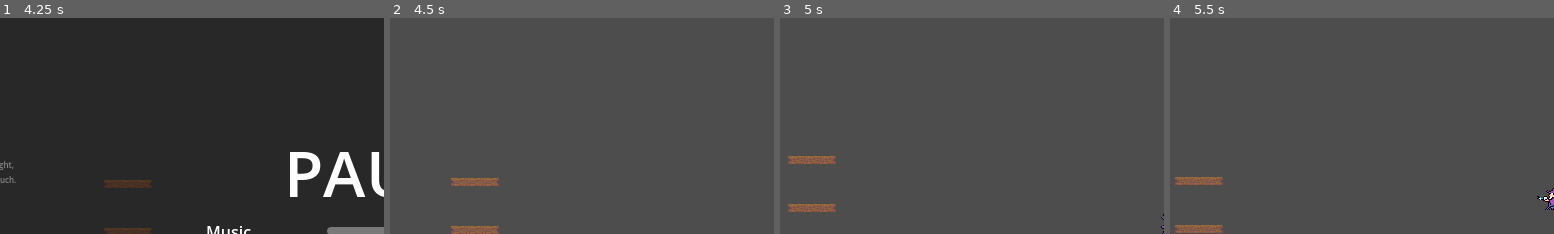
Above: before the commit, frames 1-4 (left to right).
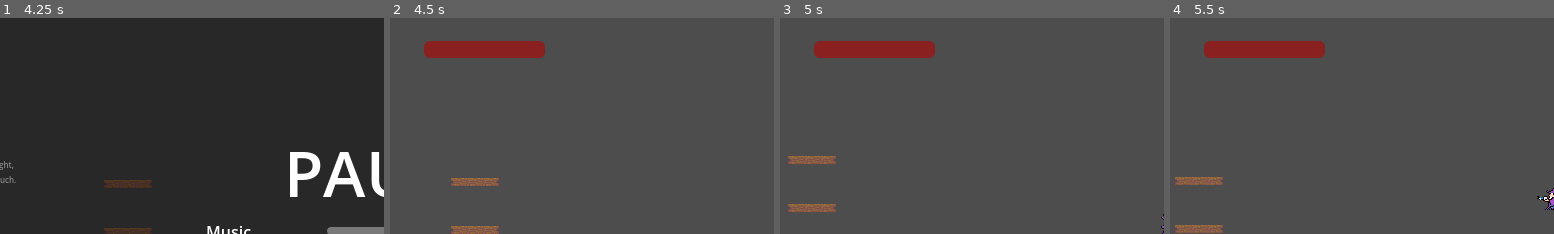
Above: after the commit, the same moments.

Repository: haruo-gabriel/portal2d
Game: Godot game, scene res://levels/level_1/level_scene.tscn
Same seed, same stepped clock (60 frames per second), same inputs: the game is played once before the commit and once after it.
Inputs (mouse positions are % of the whole screen's width and height, from its top left):
- Up to frame 1 (4.25 s): tap A (move_left) at 0.5, 1.25, 2, 3.5 s; move the mouse to (72, 45) at 0.52 s; hold Shift (crouch) 0.53-1.28 s; hold D (move_right) 0.53-2.03 s; tap Space (jump) at 0.77, 1.52, 3.02, 3.77 s; move the mouse to (30, 55) at 1.27 s; click (30, 55) at 1.35 s; move the mouse to (60, 28) at 2.02 s; hold A (move_left) 2.03-2.78 s; right-click (60, 28) at 2.1 s; move the mouse to (45, 70) at 2.77 s; hold D (move_right) from 2.78 s (still down); tap Shift (crouch) at 2.85 s; move the mouse to (80, 65) at 3.52 s; click (80, 65) at 3.6 s; tap Escape (ui_cancel) at 4.15 s
- Up to frame 2 (4.5 s): release D (move_right) at 4.25 s; click "Continue" at 4.25 s
- Up to frame 3 (5 s): no input
- Up to frame 4 (5.5 s): tap A (move_left) at 5 s; move the mouse to (20, 35) at 5.02 s; hold A (move_left) from 5.03 s (still down); right-click (20, 35) at 5.1 s; tap Space (jump) at 5.27 s
The pictures show only the part of the screen within x 0-50%, y 0-50%; the shares and areas given below are measured in that part.

Frame 1 is identical in both runs. In frame 2, 2.4% of the frame differs, in the area x 8-41%, y 10-19%; in frame 3, 2.4%; in frame 4, 2.4%.

Commit message:
Fixing hud

Diff:
--- a/godot project/levels/level_scene.gd
+++ b/godot project/levels/level_scene.gd
@@ -1,6 +1,10 @@
 extends Node2D
 
 @onready var level_music = $LevelMusic
+
+@onready var hud: Control = $CanvasLayer/HUD
+@onready var pause: Control = $CanvasLayer/Pause
+
 var audio_manager = null
 
 func _ready() -> void:
@@ -9,8 +13,13 @@
 	add_child(audio_manager)
 	audio_manager.fade_in(level_music, 1.0)
 
-func _unhandled_input(event):
+func _process(_delta: float) -> void:
+
+	hud.visible = not pause.visible
+
+func _unhandled_input(event: InputEvent) -> void:
+
 	if event.is_action_pressed("ui_cancel"):
-		%HUD.visible = false
-		%Pause.visible = true
+		hud.visible = false
+		pause.visible = true
 		get_tree().paused = true
